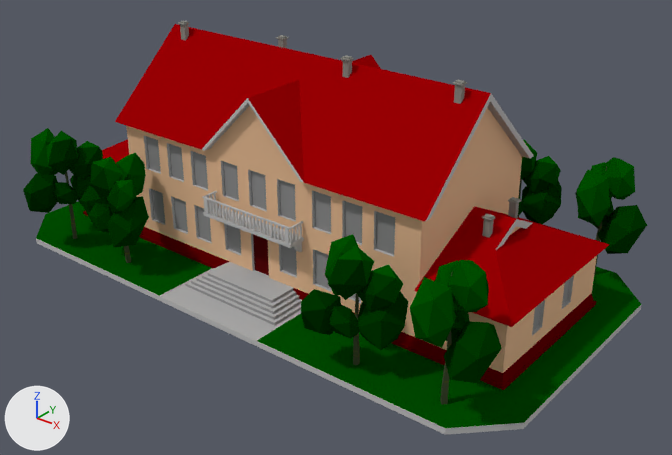
One commit to the Blender file LOC/houses/vh_03.blend: the scene before it, then after it.
Camera for both pictures: a 50 mm lens placed at (36.6, -43.5, 30.0), pointed at (2.2, -0.5, 3.4). Lighting does not change. The marker at lower left points along +X, +Y and +Z.

Objects in the first picture: 'vh_03'.
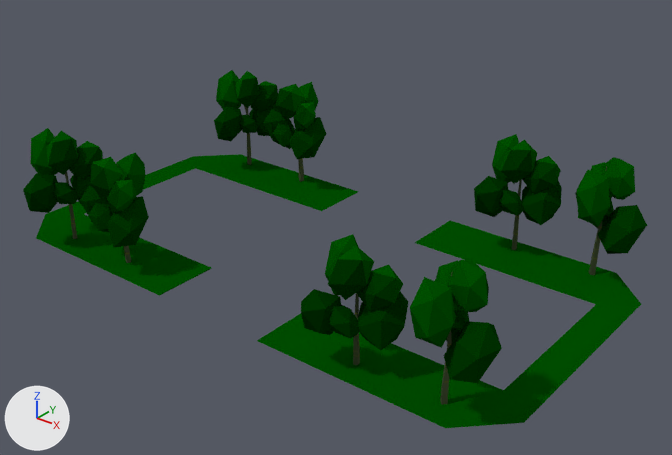
The edits, one by one:
me_vh_03 is used by ob_vh_03; location (0.0, 0.0, 0.0).
me_vh_03 had 3090 vertices, 4187 faces and spanned x -20.1..20.1, y -11.9..12.0, z -0.6..15.0.
me_vh_03 no longer uses material mat_door (dark red #57090a).
me_vh_03 no longer uses material mat_h_neth (dark red #660002).
me_vh_03 no longer uses material mat_r_stripe_yellow (grey #8a8983).
me_vh_03 no longer uses material mat_windows (grey #909090).
me_vh_03 no longer uses material mat_front (beige #e9bc94).
me_vh_03 no longer uses material mat_r_asph_2 (grey #b1b1b1).
me_vh_03 no longer uses material mat_r_asph_1 (grey #999999).
me_vh_03 no longer uses material mat_h_white_2 (grey #bebebe).
me_vh_03 now has 1686 vertices, 2043 faces and spans x -20.1..20.1, y -11.9..12.0, z -0.6..8.8.
me_vh_03 part 1: the loose piece of 24 vertices spanning x 13.6..14.2, y 1.2..1.7, z 6.7..8.0 is deleted.
me_vh_03 part 2: the loose piece of 12 vertices spanning x 13.6..14.2, y -1.7..-1.2, z 7.9..8.0 is deleted.
me_vh_03 part 3: 1332 vertices removed from x -20.1..20.1, y -10.5..10.5, z 0.0..15.0.
me_vh_03 no longer uses material mat_roof (red #9b0004).

Boxes (x1, y1, x2, y2) around the edits, measured in the pictures (672 x 455 px):
'vh_03', reshaped (13% shorter): before (23, 21, 647, 435); after (23, 70, 647, 428)
part 1 of me_vh_03, deleted: before (508, 197, 521, 219)
part 2 of me_vh_03, deleted: before (482, 214, 495, 220)
part 3 of me_vh_03, deleted: before (36, 21, 641, 435)
